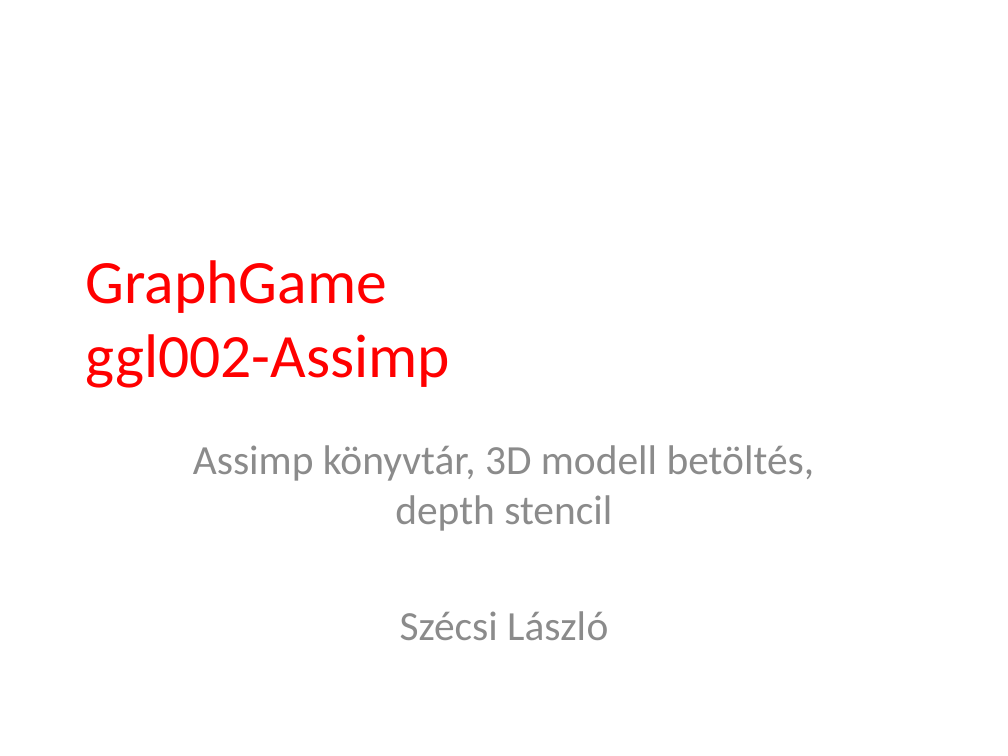
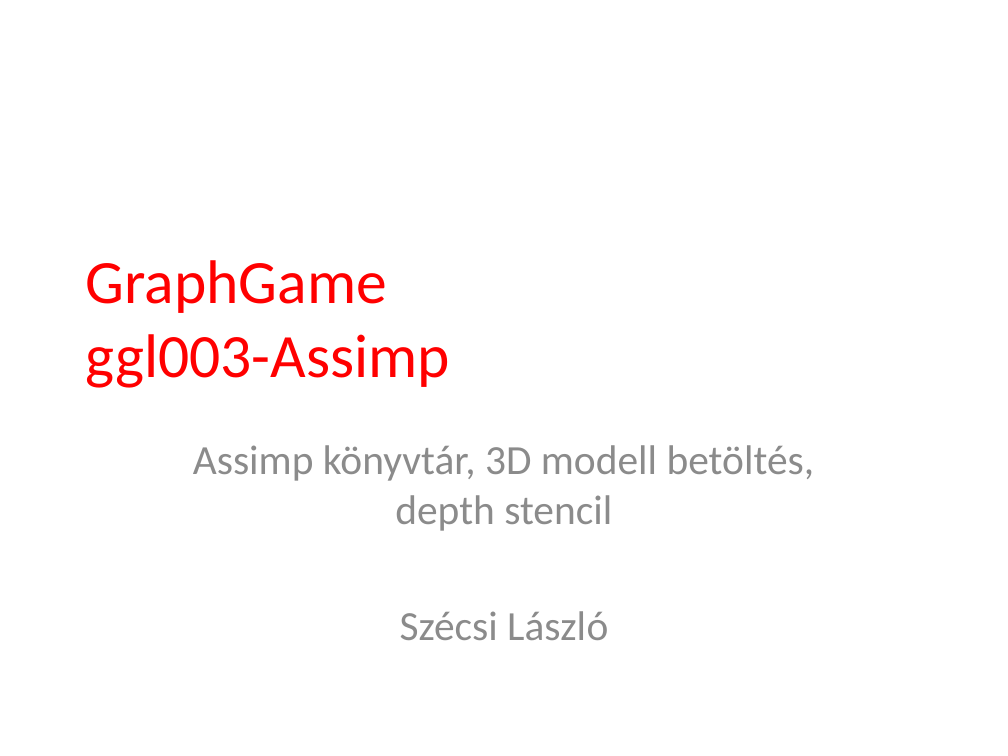
Before and after one commit to tyekx/dx12, a slide deck: slide 1 of Slides/ggl003-Assimp.pptx. Drawn at 1008x756 pixels with LibreOffice and Linux fonts; fonts in the diff are those of the drawing; background and template pictures are left out. Boxes give left, top, right and bottom in pixels: in the first picture for what was removed or moved away, otherwise in the second. Text is boxed around its words. In the diff, an @@ line names an element or a change of style, - is before the commit and + after.

```diff
--- a/Slides/ggl003-Assimp.pptx
+++ b/Slides/ggl003-Assimp.pptx
@@ title at [86, 260, 450, 388]: text changed @@
-GraphGame
-ggl002-Assimp
+GraphGame
+ggl003-Assimp
```
Also in this commit, not shown: 2 other slides changed, 7 other files.
